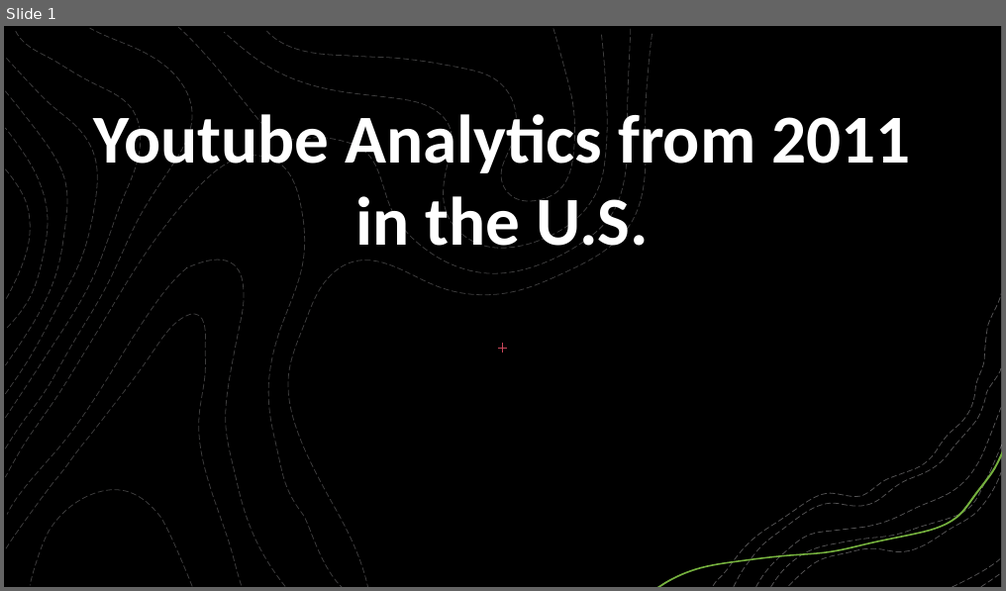
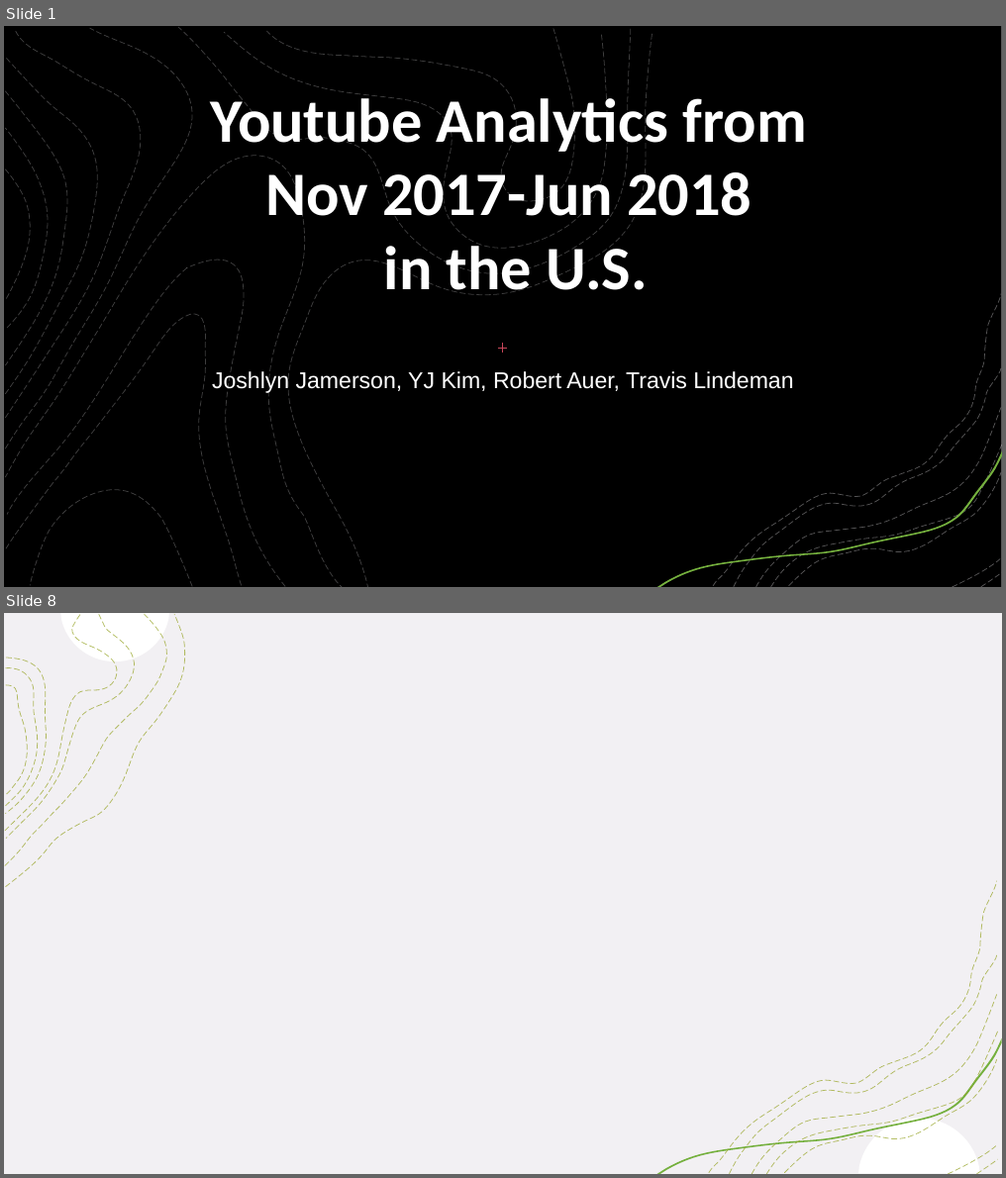
Before and after one commit to tralinde/tralinde_EDA_group_presentation, a slide deck: ppt/Youtube Analytics from 2011 in the U.pptx. Shown one above the other, each under a label of ours: slide 1 before the commit, slides 1 and 8 after it; the slides between them are not shown. The pictures are 1006x591 and 1006x1178 pixels, drawn with LibreOffice and Linux fonts; fonts in the diff are those of the drawing; background and template pictures are left out; a plain dark background stands for a picture behind light text. Boxes give left, top, right and bottom in pixels: in the first picture for what was removed or moved away, otherwise in the second. Text is boxed around its words. In the diff, an @@ line names an element or a change of style, - is before the commit and + after.

```diff
--- a/ppt/Youtube Analytics from 2011 in the U.pptx
+++ b/ppt/Youtube Analytics from 2011 in the U.pptx
@@ slide 8 added at (x1=4, y1=613, x2=1002, y2=1174), background picture (left out); not listed: 11 template elements that a slide beside it also shows @@
@@ rectangle added at (x1=4, y1=613, x2=1002, y2=1174), fill #F2F0F3, outline #F2F2F2 1 pt @@
@@ group added at (x1=6, y1=615, x2=185, y2=887): 4 freeform shapes @@
@@ freeform shape added at (x1=709, y1=881, x2=997, y2=1173), outline #9CA931 0.75 pt dashed @@
@@ freeform shape added at (x1=785, y1=1059, x2=997, y2=1173), outline #9CA931 0.75 pt dashed @@
@@ slide 1 changed as well @@
@@ title at (x1=211, y1=90, x2=806, y2=295): text changed; size 66 to 59.4 pt @@
-Youtube Analytics from 2011 in the U.S.
+Youtube Analytics from
+Nov 2017-Jun 2018
+in the U.S.
@@ subtitle added at (x1=212, y1=371, x2=793, y2=393), 22 pt, text #FFFFFF @@
+Joshlyn Jamerson, YJ Kim, Robert Auer, Travis Lindeman
```
Also in this commit, not shown: 1 other slide changed, 5 other slides added.
